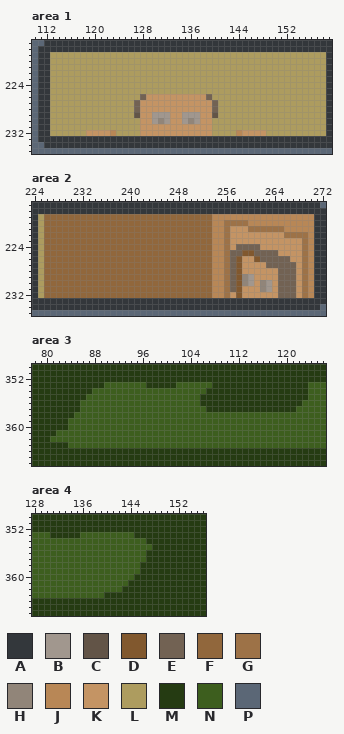
File history of a pixel-art file, Assets/Sprites/Debit/Sprites/Battle-Scene.aseprite. The first picture shows the starting point.
800x600 pixels, 1 frame. Colours within 5 levels of each other are drawn and written as one. Shown: area 1: x 110..159, y 217..235; area 2: x 224..272, y 217..235; area 3: x 78..126, y 350..366; area 4: x 128..156, y 350..366. The commit also changed other parts of the picture, which this record leaves out.
Visible layers, top first: "Road", "OtherItems2", "OtherItems", "House", "BG".
Palette (. is transparent): A #33373b  B #a1978e  C #625447  D #81582e  E #726253  F #91673c  G #9d7247  H #918579  J #b88756  K #c49464  L #ad9c5f  M #253b12  N #3d5e1e  P #5b6776
Pixels before, area 1, first column x 110:
217 PPAAAAAAAAAAAAAAAAAAAAAAAAAAAAAAAAAAAAAAAAAAAAAAAA
218 PAAAAAAAAAAAAAAAAAAAAAAAAAAAAAAAAAAAAAAAAAAAAAAAAA
219 PAALLLLLLLLLLLLLLLLLLLLLLLLLLLLLLLLLLLLLLLLLLLLLLA
220 PAALLLLLLLLLLLLLLLLLLLLLLLLLLLLLLLLLLLLLLLLLLLLLLA
221 PAALLLLLLLLLLLLLLLLLLLLLLLLLLLLLLLLLLLLLLLLLLLLLLA
222 PAALLLLLLLLLLLLLLLLLLLLLLLLLLLLLLLLLLLLLLLLLLLLLLA
223 PAALLLLLLLLLLLLLLLLLLLLLLLLLLLLLLLLLLLLLLLLLLLLLLA
224 PAALLLLLLLLLLLLLLLLLLLLLLLLLLLLLLLLLLLLLLLLLLLLLLA
225 PAALLLLLLLLLLLLLLLLLLLLLLLLLLLLLLLLLLLLLLLLLLLLLLA
226 PAALLLLLLLLLLLLLLLEKKKKKKKKKKELLLLLLLLLLLLLLLLLLLA
227 PAALLLLLLLLLLLLLLEKKKKKKKKKKKKELLLLLLLLLLLLLLLLLLA
228 PAALLLLLLLLLLLLLLEKKKKKKKKKKKKELLLLLLLLLLLLLLLLLLA
229 PAALLLLLLLLLLLLLLCKKBBBKKBBBKKCLLLLLLLLLLLLLLLLLLA
230 PAALLLLLLLLLLLLLLLKKBHBKKBHBKKLLLLLLLLLLLLLLLLLLLA
231 PAALLLLLLLLLLLLLLLKKKKKKKKKKKKLLLLLLLLLLLLLLLLLLLA
232 PAALLLLLLKKKKJLLLLKKKKKKKKKKKKLLLLJKKKKLLLLLLLLLLA
233 PAAAAAAAAAAAAAAAAAAAAAAAAAAAAAAAAAAAAAAAAAAAAAAAAA
234 PPAAAAAAAAAAAAAAAAAAAAAAAAAAAAAAAAAAAAAAAAAAAAAAAA
235 PPPPPPPPPPPPPPPPPPPPPPPPPPPPPPPPPPPPPPPPPPPPPPPPPP
Pixels before, area 2, first column x 224:
217 AAAAAAAAAAAAAAAAAAAAAAAAAAAAAAAAAAAAAAAAAAAAAAAAP
218 AAAAAAAAAAAAAAAAAAAAAAAAAAAAAAAAAAAAAAAAAAAAAAAAA
219 ALFFFFFFFFFFFFFFFFFFFFFFFFFFFFJJJJJJJJJJJJJJJJJAA
220 ALFFFFFFFFFFFFFFFFFFFFFFFFFFFFJJGGGGJJJJJJJJJJJAA
221 ALFFFFFFFFFFFFFFFFFFFFFFFFFFFFJJGKKKGGGGGGJJJJJAA
222 ALFFFFFFFFFFFFFFFFFFFFFFFFFFFFJJGKKKKKKKKKGGGGJAA
223 ALFFFFFFFFFFFFFFFFFFFFFFFFFFFFJJGKKKKKKKKKKKKGJAA
224 ALFFFFFFFFFFFFFFFFFFFFFFFFFFFFJJGKEEEEKKKKKKKGJAA
225 ALFFFFFFFFFFFFFFFFFFFFFFFFFFFFJJGEEDDEEEEKKKKGJAA
226 ALFFFFFFFFFFFFFFFFFFFFFFFFFFFFJJGEDKKDEEEEEKKGJAA
227 ALFFFFFFFFFFFFFFFFFFFFFFFFFFFFJJGEDKKKKEEEEEKGJAA
228 ALFFFFFFFFFFFFFFFFFFFFFFFFFFFFJJGEDKKKKKKEEEKGJAA
229 ALFFFFFFFFFFFFFFFFFFFFFFFFFFFFJJGEDHBKKKKEEEKGJAA
230 ALFFFFFFFFFFFFFFFFFFFFFFFFFFFFJJGEDHBKHBKEEEKGJAA
231 ALFFFFFFFFFFFFFFFFFFFFFFFFFFFFJJGEDKKKHBKEEEKGJAA
232 ALFFFFFFFFFFFFFFFFFFFFFFFFFFFFJJGKDKKKKKKEEEKGJAA
233 AAAAAAAAAAAAAAAAAAAAAAAAAAAAAAAAAAAAAAAAAAAAAAAAA
234 AAAAAAAAAAAAAAAAAAAAAAAAAAAAAAAAAAAAAAAAAAAAAAAAP
235 PPPPPPPPPPPPPPPPPPPPPPPPPPPPPPPPPPPPPPPPPPPPPPPPP
Pixels before, area 3, first column x 78:
350 MMMMMMMMMMMMMMMMMMMMMMMMMMMMMMMMMMMMMMMMMMMMMMMMM
351 MMMMMMMMMMMMMMMMMMMMMMMMMMMMMMMMMMMMMMMMMMMMMMMMM
352 MMMMMMMMMMMMMMMMMMMMMMMMMMMMMMMMMMMMMMMMMMMMMMMMM
353 MMMMMMMMMMMMNNNNNNNMMMMMNNNNNNMMMMMMMMMMMMMMMMNNN
354 MMMMMMMMMMNNNNNNNNNNNNNNNNNNNMMMMMMMMMMMMMMMMMNNN
355 MMMMMMMMMNNNNNNNNNNNNNNNNNNNMMMMMMMMMMMMMMMMMMNNN
356 MMMMMMMMNNNNNNNNNNNNNNNNNNNNMMMMMMMMMMMMMMMMMNNNN
357 MMMMMMMMNNNNNNNNNNNNNNNNNNNNNMMMMMMMMMMMMMMMNNNNN
358 MMMMMMMNNNNNNNNNNNNNNNNNNNNNNNNNNNNNNNNNNNNNNNNNN
359 MMMMMMNNNNNNNNNNNNNNNNNNNNNNNNNNNNNNNNNNNNNNNNNNN
360 MMMMMMNNNNNNNNNNNNNNNNNNNNNNNNNNNNNNNNNNNNNNNNNNN
361 MMMMNNNNNNNNNNNNNNNNNNNNNNNNNNNNNNNNNNNNNNNNNNNNN
362 MMMNNNNNNNNNNNNNNNNNNNNNNNNNNNNNNNNNNNNNNNNNNNNNN
363 MMMMMMNNNNNNNNNNNNNNNNNNNNNNNNNNNNNNNNNNNNNNNNNNN
364 MMMMMMMMMMMMMMMMMMMMMMMMMMMMMMMMMMMMMMMMMMMMMMMMM
365 MMMMMMMMMMMMMMMMMMMMMMMMMMMMMMMMMMMMMMMMMMMMMMMMM
366 MMMMMMMMMMMMMMMMMMMMMMMMMMMMMMMMMMMMMMMMMMMMMMMMM
Pixels before, area 4, first column x 128:
350 MMMMMMMMMMMMMMMMMMMMMMMMMMMMM
351 MMMMMMMMMMMMMMMMMMMMMMMMMMMMM
352 MMMMMMMMMMMMMMMMMMMMMMMMMMMMM
353 NNNMMMMMNNNNNNNNNMMMMMMMMMMMM
354 NNNNNNNNNNNNNNNNNNNMMMMMMMMMM
355 NNNNNNNNNNNNNNNNNNNNMMMMMMMMM
356 NNNNNNNNNNNNNNNNNNNMMMMMMMMMM
357 NNNNNNNNNNNNNNNNNNNMMMMMMMMMM
358 NNNNNNNNNNNNNNNNNNMMMMMMMMMMM
359 NNNNNNNNNNNNNNNNNNMMMMMMMMMMM
360 NNNNNNNNNNNNNNNNNMMMMMMMMMMMM
361 NNNNNNNNNNNNNNNNMMMMMMMMMMMMM
362 NNNNNNNNNNNNNNNMMMMMMMMMMMMMM
363 NNNNNNNNNNNNMMMMMMMMMMMMMMMMM
364 MMMMMMMMMMMMMMMMMMMMMMMMMMMMM
365 MMMMMMMMMMMMMMMMMMMMMMMMMMMMM
366 MMMMMMMMMMMMMMMMMMMMMMMMMMMMM
New version:
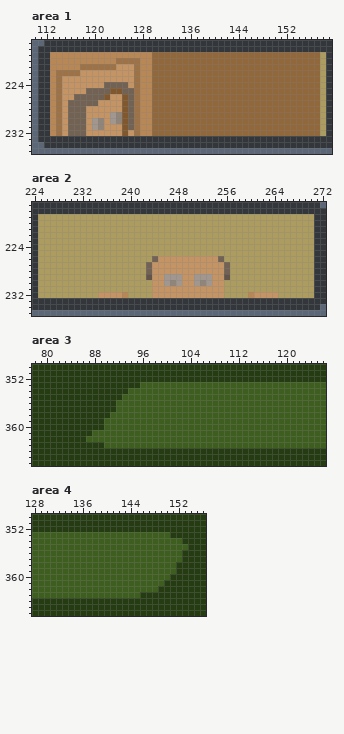
The exact change:
Changed rows in their new state; - is an unchanged pixel.
Area 1, layer "OtherItems":
first column x 113:
219 JJJJJJJJJJJJJJJJJFFFFFFFFFFFFFFFFFFFFFFFFFFFF
220 JJJJJJJJJJJGGGGJJFFFFFFFFFFFFFFFFFFFFFFFFFFFF
221 JJJJJGGGGGGKKKGJJFFFFFFFFFFFFFFFFFFFFFFFFFFFF
222 JGGGGKKKKKKKKKGJJFFFFFFFFFFFFFFFFFFFFFFFFFFFF
223 JGKKKKKKKKKKKKGJJFFFFFFFFFFFFFFFFFFFFFFFFFFFF
224 JGKKKKKKKEEEEKGJJFFFFFFFFFFFFFFFFFFFFFFFFFFFF
225 JGKKKKEEEEDDEEGJJFFFFFFFFFFFFFFFFFFFFFFFFFFFF
226 JGKKEEEEEDKKDEGJJFFFFFFFFFFFFFFFFFFFFFFFFFFFF
227 JGKEEEEEKKKKDEGJJFFFFFFFFFFFFFFFFFFFFFFFFFFFF
228 JGKEEEKKKKKKDEGJJFFFFFFFFFFFFFFFFFFFFFFFFFFFF
229 JGKEEEKKKKBHDEGJJFFFFFFFFFFFFFFFFFFFFFFFFFFFF
230 JGKEEEKBHKBHDEGJJFFFFFFFFFFFFFFFFFFFFFFFFFFFF
231 JGKEEEKBHKKKDEGJJFFFFFFFFFFFFFFFFFFFFFFFFFFFF
232 JGKEEE----KKDKGJJFFFFFFFFFFFFFFFFFFFFFFFFFFFF
Area 2, layer "OtherItems":
first column x 226:
219 LLLLLLLLLLLLLLLLLLLLLLLLLLLLLLLLLLLLLLLLLLLLL
220 LLLLLLLLLLLLLLLLLLLLLLLLLLLLLLLLLLLLLLLLLLLLL
221 LLLLLLLLLLLLLLLLLLLLLLLLLLLLLLLLLLLLLLLLLLLLL
222 LLLLLLLLLLLLLLLLLLLLLLLLLLLLLLLLLLLLLLLLLLLLL
223 LLLLLLLLLLLLLLLLLLLLLLLLLLLLLLLLLLLLLLLLLLLLL
224 LLLLLLLLLLLLLLLLLLLLLLLLLLLLLLLLLLLLLLLLLLLLL
225 LLLLLLLLLLLLLLLLLLLLLLLLLLLLLLLLLLLLLLLLLLLLL
226 LLLLLLLLLLLLLLLLLLEKKKKKKKKKKELLLLLLLLLLLLLLL
227 LLLLLLLLLLLLLLLLLEKKKKKKKKKKKKELLLLLLLLLLLLLL
228 LLLLLLLLLLLLLLLLLEKKKKKKKKKKKKELLLLLLLLLLLLLL
229 LLLLLLLLLLLLLLLLLCKKBBBKKBBBKKCLLLLLLLLLLLLLL
230 LLLLLLLLLLLLLLLLLLKKBHBKKBHBKKLLLLLLLLLLLLLLL
231 LLLLLLLLLLLLLLLLLLKKKKKKKKKKKKLLLLLLLLLLLLLLL
232 LLLLLLLLLKKKKJLLLLKKKKKKKKKKKKLLLLJ----LLLLLL
Area 3, layer "OtherItems":
first column x 81:
353 ---------MMMMMM-NNNNN------NNNNNNNNNNNNNNNN
354 -------MMMMMM-------------NNNNNNNNNNNNNNNNN
355 ------MMMMMM-------------NNNNNNNNNNNNNNNNNN
356 -----MMMMMM--------------NNNNNNNNNNNNNNNNN-
357 -----MMMMMM---------------NNNNNNNNNNNNNNN--
358 ----MMMMMM---------------------------------
359 ---MMMMMM----------------------------------
360 ---MMMMMM----------------------------------
361 -MMMMMM------------------------------------
362 MMMMMM-------------------------------------
363 ---MMMMMM----------------------------------
Area 4, layer "OtherItems":
first column x 131:
353 NNNNN---------NNNNNN---
354 ----------------NNNNNN-
355 -----------------NNNNNN
356 ----------------NNNNNN-
357 ----------------NNNNNN-
358 ---------------NNNNNN--
359 ---------------NNNNNN--
360 --------------NNNNNN---
361 -------------NNNNNN----
362 ------------NNNNNN-----
363 ---------NNNNNN--------
